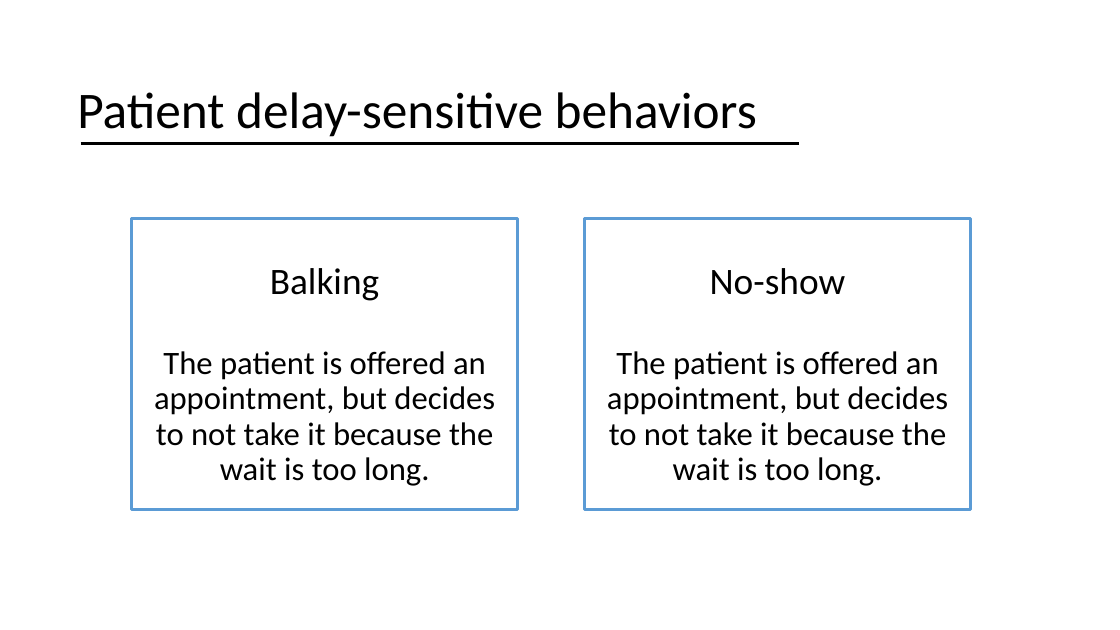
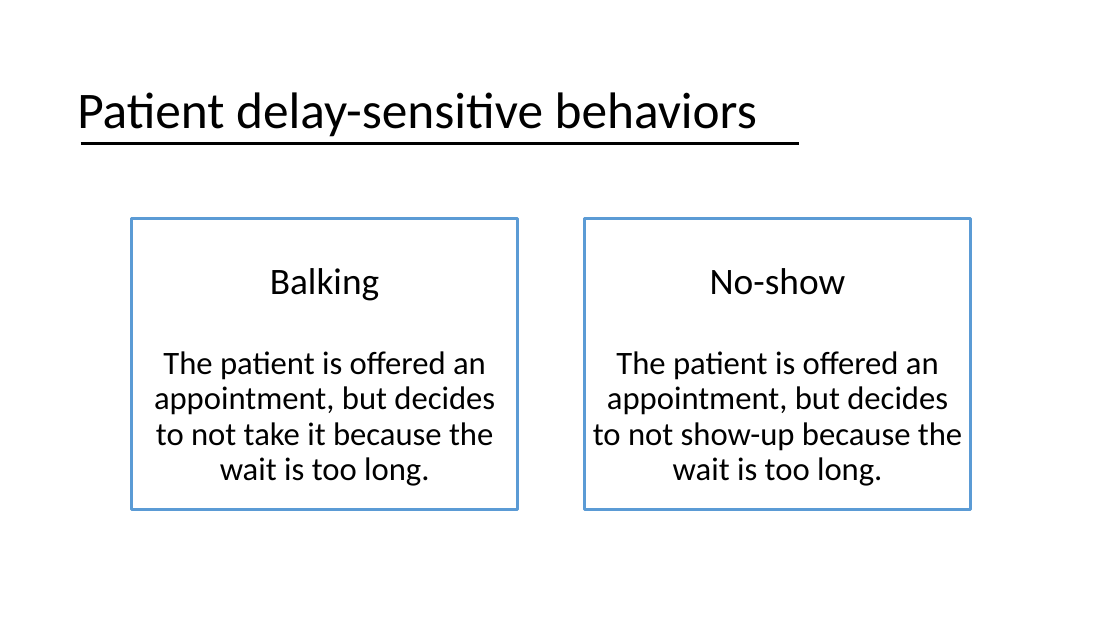
Before and after one commit to YcartXin/CUIMC-Appointment-Simulation, a slide deck: slide 3 of presentation/FCFS Presentation.pptx. Drawn at 1120x630 pixels with LibreOffice and Linux fonts; fonts in the diff are those of the drawing. Boxes give left, top, right and bottom in pixels: in the first picture for what was removed or moved away, otherwise in the second. Text is boxed around its words. In the diff, an @@ line names an element or a change of style, - is before the commit and + after.

```diff
--- a/presentation/FCFS Presentation.pptx
+++ b/presentation/FCFS Presentation.pptx
@@ text in rectangle at (x1=593, y1=351, x2=962, y2=486): text changed @@
-The patient is offered an appointment, but decides to not take it because the wait is too long.
+The patient is offered an appointment, but decides to not show-up because the wait is too long.
```
Also in this commit, not shown: 4 other slides changed, 2 slides added, 27 other files.
